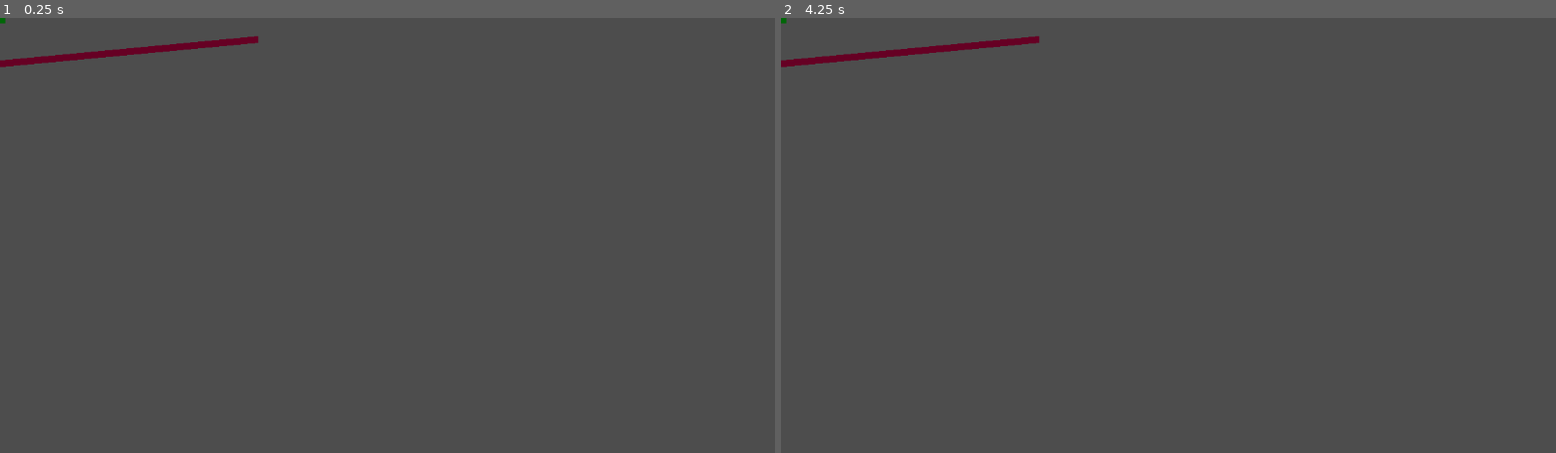
Above: before the commit, frames 1-2 (left to right).
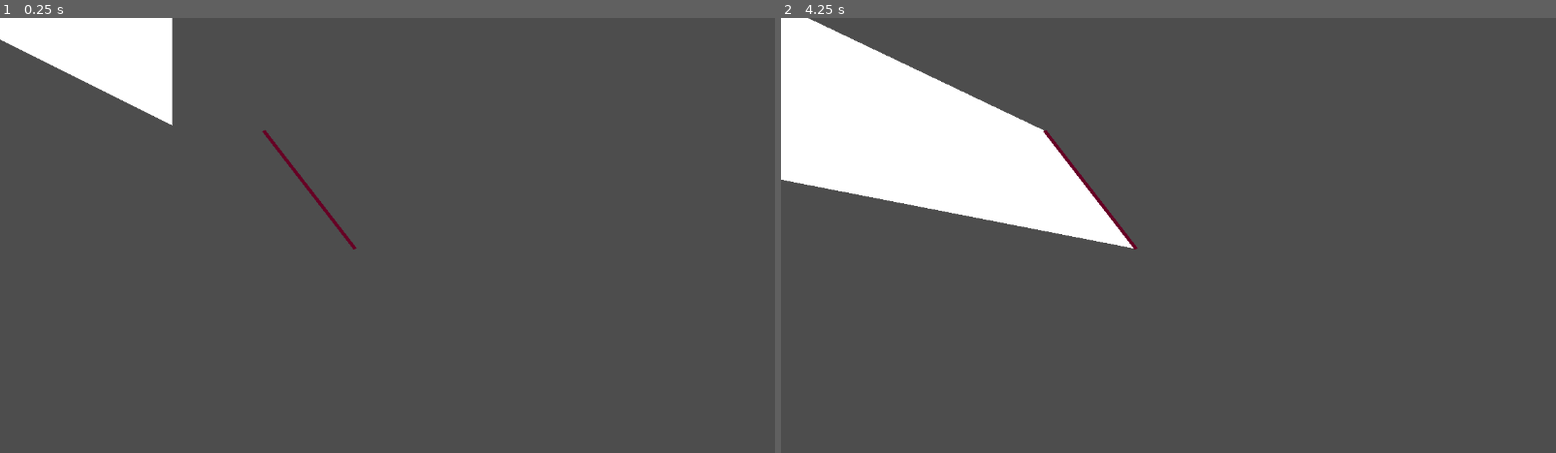
Above: after the commit, the same moments.

Repository: kit-solent/refrigerate
Game: Godot game, scene res://portals/portal.tscn
Two runs of this game, one before a commit and one after it. Both use one fixed random seed, a clock stepped at 60 frames per second and the inputs below. This scene is started directly instead of the project's main scene.
Inputs (mouse positions are in pixels of both pictures, inside the frame that each line leads up to):
- Up to frame 1 (0.25 s): no input
- Up to frame 2 (4.25 s): tap Enter at 0.5, 2, 3.5 s; move the mouse to (1339, 213) at 0.52 s; hold Right (player right) 0.53-1.28 s; tap Up (player jump) at 0.77, 1.52, 3.02, 3.77 s; tap Space at 1.25, 2.75 s; move the mouse to (1013, 257) at 1.27 s; hold Left (player left) 1.28-2.03 s; move the mouse to (1246, 139) at 2.02 s; hold Right (player right) 2.03-3.53 s; move the mouse to (1129, 322) at 2.77 s; move the mouse to (1401, 300) at 3.52 s; hold Left (player left) from 3.53 s (still down); tap ` (debug key) at 4.15 s

The runs differ from the first frame. In frame 1, 3.7% of the frame differs, in the area x 0-47%, y 0-54%; in frame 2, 13%.
Error before the commit: Invalid operands 'Vector2' and 'float' in operator '-'. (res://portals/portal.gd:98)

Commit message:
SaveBot commit at 2024-11-01 19:59:18

Diff:
--- a/portals/portal.gd
+++ b/portals/portal.gd
@@ -5,39 +5,122 @@
 @export var point_b:Vector2 = 32 * Vector2.DOWN
 
 func _ready():
-	pair
-	$sub_viewport.world_2d
+	#$line.points = [point_a, point_b]
+	#$line.show()
+	pass
+	#pair
+	#$sub_viewport.world_2d
 
 func _process(delta: float):
 	if Input.is_action_just_pressed("debug key"):
 		$marker_2d.global_position = get_global_mouse_position()
-		get_cast_point($marker_2d.position, get_viewport_rect().get_center(), get_viewport_rect())
+		set_view($marker_2d)
 
 func fix_angle(angle:float):
 	"""
 	Forces angle to be positive.
 	"""
 	if angle < 0:
-		angle += 2 * PI
+		angle += TAU
 
 	return float(angle)
 
-func get_cast_point(target:Vector2, cast_point:Vector2, bounds:Rect2):
-	"""
-	NOTE: target, cast_point, and bounds are all in local coords.
-	target is the position from which the line is cast.
-	cast_point is the point towards which the line is cast.
-	"""
-
-	if not (bounds.has_point(target) and bounds.has_point(cast_point)):
-		printerr("Invalid arguments to get_cast_point, both points must be inside the given bounds.")
-		return ERR_INVALID_PARAMETER
-
-	# the coordinates of the corners of the viewport rectangle relative to our origin.
+func is_between(angle:float, a:float, b:float):
+	"""
+	Returns true if `angle` is between the angles `a` and `b`.
+	"""
+	var big_angle = max(a, b)
+	var small_angle = min(a, b)
+	var diff = big_angle - small_angle
+	if diff < TAU:pass
+
+
+func set_view(target:Node):
+	var global_bounds = get_viewport_rect()
+	var bounds = Rect2(to_local(global_bounds.position), global_bounds.size)
+
 	var viewport_top_left     = bounds.position
 	var viewport_top_right    = viewport_top_left  + Vector2.RIGHT * bounds.size.x
 	var viewport_bottom_left  = viewport_top_left  + Vector2.DOWN  * bounds.size.y
 	var viewport_bottom_right = viewport_top_right + Vector2.DOWN  * bounds.size.y
+
+	var target_pos = to_local(target.global_position)
+
+	@warning_ignore("shadowed_variable")
+	var point_a = $line.points[0] + $line.position
+	@warning_ignore("shadowed_variable")
+	var point_b = $line.points[1] + $line.position
+
+	var cast_a = get_cast_point(target_pos, point_a, bounds)
+	var cast_b = get_cast_point(target_pos, point_b, bounds)
+
+	# the angles from the cast_point to the corners of the screen.
+	var angle_tl = fix_angle(target_pos.angle_to_point(viewport_top_left))
+	var angle_tr = fix_angle(target_pos.angle_to_point(viewport_top_right))
+	var angle_bl = fix_angle(target_pos.angle_to_point(viewport_bottom_left))
+	var angle_br = fix_angle(target_pos.angle_to_point(viewport_bottom_right))
+
+	var angle_a = fix_angle(target_pos.angle_to_point(point_a))
+	var angle_b = fix_angle(target_pos.angle_to_point(point_b))
+
+	# find and record the larger and smaller of the angles and points.
+	var angle1 # smaller
+	var cast1
+	var point1
+	var angle2 # larger
+	var cast2
+	var point2
+	if angle_a < angle_b:
+		angle1 = angle_a
+		cast1  = cast_a
+		point1 = point_a
+
+		angle2 = angle_b
+		cast2  = cast_b
+		point2 = point_b
+	else:
+		angle1 = angle_b
+		cast1  = cast_b
+		point1 = point_b
+
+		angle2 = angle_a
+		cast2  = cast_a
+		point2 = point_a
+
+	var points = [point1, cast1]
+
+	var angles = {
+		angle_br:viewport_bottom_right,
+		angle_bl:viewport_bottom_left,
+		angle_tl:viewport_top_left,
+		angle_tr:viewport_top_right
+	}
+
+	# this is the angles from smallest to largest
+	for a in angles:
+		if angle1 < a and a < angle2:
+			# if i is between angle1 and angle2
+			points.append(angles[a])
+
+	points.append_array([cast2, point2])
+
+	$view.polygon = points
+
+func get_cast_point(target:Vector2, cast_point:Vector2, bounds:Rect2):
+	"""
+	NOTE: target, cast_point, and bounds are all in local coords.
+	target is the position from which the line is cast.
+	cast_point is the point towards which the line is cast.
+	"""
+	if not (bounds.has_point(target) and bounds.has_point(cast_point)):
+		printerr("Invalid arguments to get_cast_point, both points must be inside the given bounds.")
+		return ERR_INVALID_PARAMETER
+
+	# the coordinates of the corners of the viewport rectangle relative to our origin.
+	var viewport_top_left     = bounds.position
+	var viewport_top_right    = bounds.position  + Vector2.RIGHT * bounds.size.x
+	var viewport_bottom_left  = bounds.position  + Vector2.DOWN  * bounds.size.y
+	var viewport_bottom_right = bounds.position  + Vector2.DOWN  * bounds.size.y + Vector2.RIGHT * bounds.size.x
 
 	# the angles from the cast_point to the corners of the screen.
 	var angle_tl = fix_angle(target.angle_to_point(viewport_top_left))
@@ -47,9 +130,9 @@
 
 	# the angles pointing directly up, down, left, and right.
 	var angle_right = 0
-	var angle_down  = 1 * PI/4
-	var angle_left  = 2 * PI/4
-	var angle_up    = 3 * PI/4
+	var angle_down  = 1 * TAU/4
+	var angle_left  = 2 * TAU/4
+	var angle_up    = 3 * TAU/4
 
 	# the angle from the target to the cast point.
 	var angle = fix_angle(target.angle_to_point(cast_point))
@@ -77,14 +160,13 @@
 
 		# calculate the vertical distance from the target to the bottom edge.
 		dist = viewport_bottom_left.y - target.y
-
 		if angle < angle_down:
 			# the angle is to the right of straight down.
-			theta = PI/4 - angle
+			theta = TAU/4 - angle
 			dsign = true
 		elif angle >= angle_down:
 			# the angle is to the left of or is straight down.
-			theta = angle - PI/4
+			theta = angle - TAU/4
 			dsign = false
 
 		distance = abs(dist) * tan(theta)
@@ -95,15 +177,15 @@
 		edge = Vector2.LEFT
 
 		# calculate the horrisontal distance from the target to the left edge.
-		dist = viewport_top_left - target.x
+		dist = viewport_top_left.x - target.x
 
 		if angle < angle_left:
 			# the angle is below straight left.
-			theta = PI - angle
+			theta = TAU/2 - angle
 			dsign = true
 		elif angle >= angle_left:
 			# the angle is above or is straight left.
-			theta = angle - PI
+			theta = angle - TAU/2
 			dsign = false
 
 		distance = abs(dist) * tan(theta)
@@ -118,15 +200,15 @@
 
 		if angle < angle_up:
 			# the angle is to the left of straight up.
-			theta = angle - PI
+			theta = angle - TAU/2
 			dsign = false
 		elif angle >= angle_up:
 			# the angle is to the right of or is straight up.
-			theta = 2*PI - angle
+			theta = TAU - angle
 			dsign = true
 
 		## NOTE: interesting point some of the other theta calculations are just
-		## the negative of their pair. This is actually the case here but 2*PI - angle
+		## the negative of their pair. This is actually the case here but TAU - angle
 		## is equivalent and prevents negative results.
 
 		distance = abs(dist)/tan(theta)
@@ -146,11 +228,14 @@
 			dsign = true
 		elif angle > angle_left:
 			# the angle is above straight right.
-			theta = 2*PI - angle
-			dsign = false
-
-		distance = abs(dist) * tan(angle)
+			theta = TAU - angle
+			dsign = false
+
+		distance = abs(dist) * tan(theta)
 
 		intersect = Vector2(dist, (1 if dsign else -1) * distance)
 
-	$line_2d2.points = [target, cast_point, intersect]
+	# currently the intersect is relative to the target point so convert to local coords by adding the target point.
+	intersect += target
+
+	return intersect
--- a/portals/portal.tscn
+++ b/portals/portal.tscn
@@ -1,27 +1,21 @@
-[gd_scene load_steps=3 format=3 uid="uid://ctwsyo8iq6tg8"]
+[gd_scene load_steps=2 format=3 uid="uid://ctwsyo8iq6tg8"]
 
 [ext_resource type="Script" path="res://portals/portal.gd" id="1_pu3ti"]
 
-[sub_resource type="ViewportTexture" id="ViewportTexture_dyx04"]
-viewport_path = NodePath("sub_viewport")
-
 [node name="portal" type="Node2D"]
 script = ExtResource("1_pu3ti")
-
-[node name="line_2d" type="Line2D" parent="."]
-points = PackedVector2Array(0, -32, 0, 32)
-width = 1.0
 
 [node name="marker_2d" type="Marker2D" parent="."]
 position = Vector2(-64, 0)
 
 [node name="view" type="Polygon2D" parent="."]
-texture = SubResource("ViewportTexture_dyx04")
 polygon = PackedVector2Array(0, 32, 0, -32, 256, -160, 256, 160)
 uv = PackedVector2Array(0, 32, 0, -32, 256, -160, 256, 160)
 
-[node name="line_2d2" type="Line2D" parent="."]
-points = PackedVector2Array(112, -104, -208, 88, 384, 32)
+[node name="line" type="Line2D" parent="."]
+position = Vector2(368, 200)
+points = PackedVector2Array(24, -32, 160, 144)
+width = 5.0
 default_color = Color(0.400635, 0, 0.140478, 1)
 
 [node name="sub_viewport" type="SubViewport" parent="."]
@@ -29,12 +23,3 @@
 transparent_bg = true
 
 [node name="camera_2d" type="Camera2D" parent="sub_viewport"]
-
-[node name="node_2d" type="Node2D" parent="."]
-
-[node name="color_rect" type="ColorRect" parent="node_2d"]
-offset_left = -8.0
-offset_top = -8.0
-offset_right = 8.0
-offset_bottom = 8.0
-color = Color(0, 0.404145, 0.0269874, 1)
